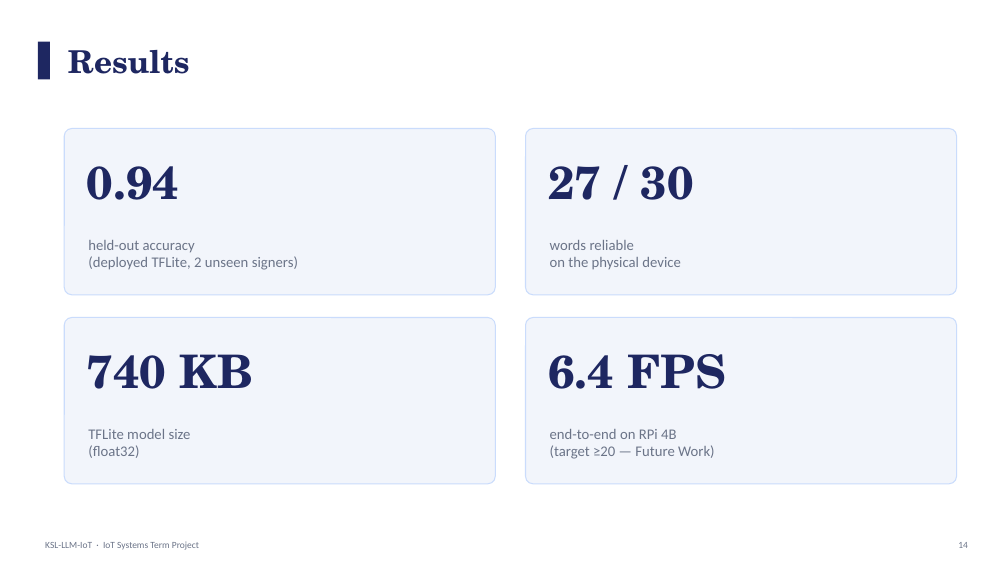
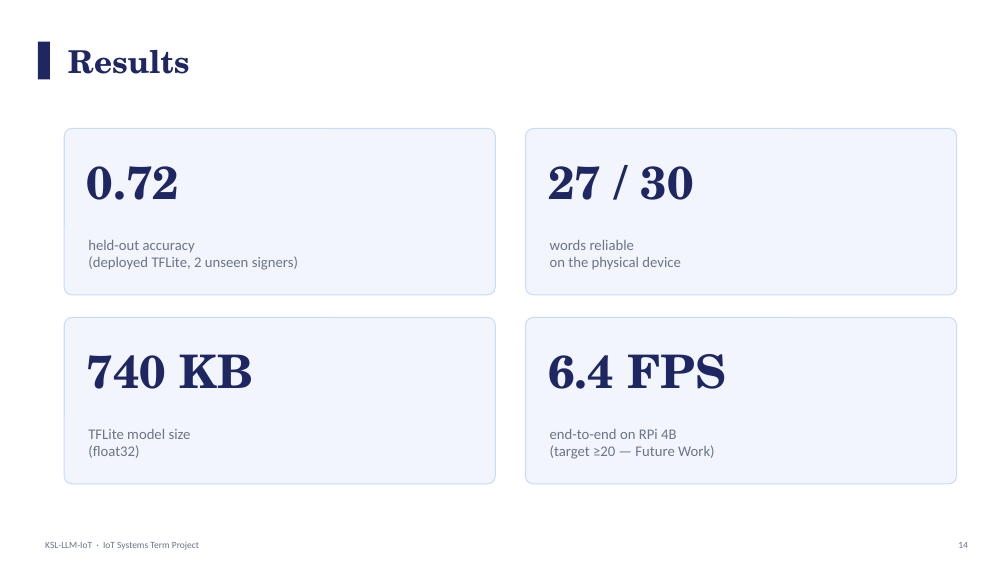
Before and after one commit to andrew427dev/KSL-LLM-IoT, a slide deck: slide 14 of docs/KSL-LLM-IoT_Slides.pptx. Drawn at 1008x567 pixels with LibreOffice and Linux fonts; fonts in the diff are those of the drawing. Boxes give left, top, right and bottom in pixels: in the first picture for what was removed or moved away, otherwise in the second. Text is boxed around its words. In the diff, an @@ line names an element or a change of style, - is before the commit and + after.

```diff
--- a/docs/KSL-LLM-IoT_Slides.pptx
+++ b/docs/KSL-LLM-IoT_Slides.pptx
@@ text at (87,166,179,200): text changed @@
-0.94
+0.72
```
Also in this commit, not shown: 5 other slides changed, 12 other files.
